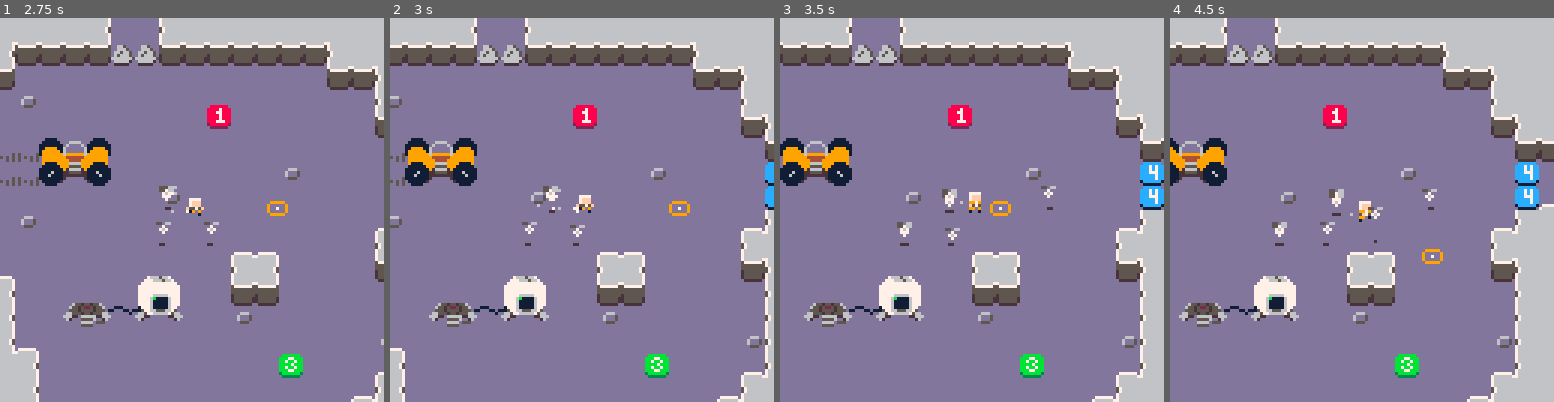
Above: before the commit, frames 1-4 (left to right).
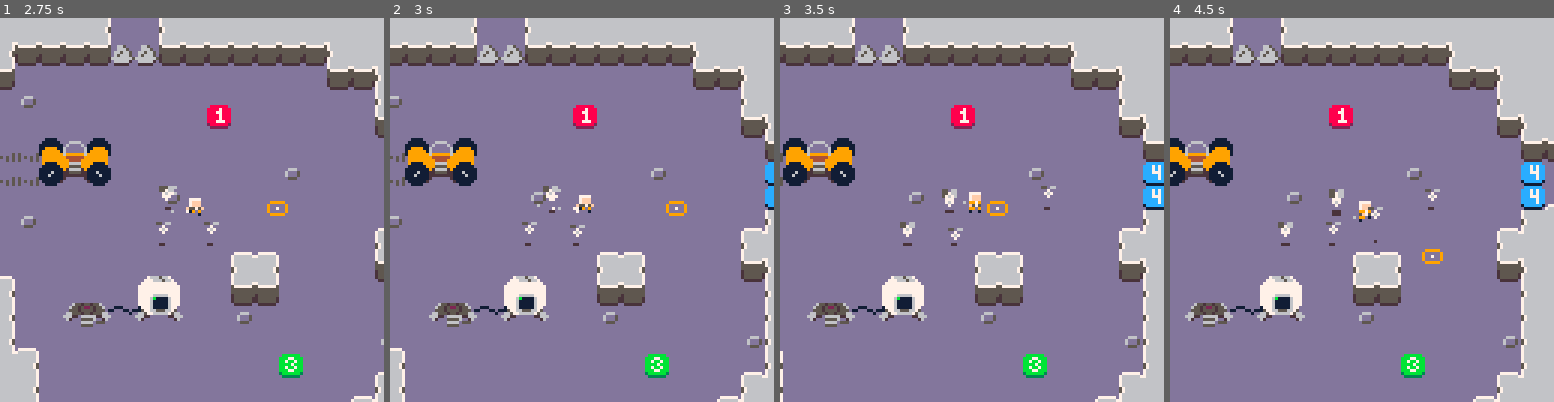
Above: after the commit, the same moments.

Repository: kevinthompson/moonbreak-p8
Game: PICO-8 cartridge moonbreak.p8
Two runs of this game, one before a commit and one after it. Both use one fixed random seed, a clock stepped at 60 frames per second and the inputs below.
Inputs:
- Up to frame 1 (2.75 s): tap X (X key) at 0.33, 1.07, 1.85 s; tap O (Z key) at 0.7, 1.7, 2.1, 2.5 s; hold Right 1.6-2.1 s; hold Up 2.15-2.42 s; hold Right from 2.47 s (still down)
- Up to frame 2 (3 s): keep holding Right; tap O (Z key) at 2.9 s; tap X (X key) at 2.97 s
- Up to frame 3 (3.5 s): release Right at 3.03 s; hold Left from 3.08 s (still down); tap O (Z key) at 3.3 s
- Up to frame 4 (4.5 s): release Left at 3.58 s; hold Down 3.63-3.97 s; tap O (Z key) at 3.7, 4.1 s; hold Right from 4.02 s (still down); tap X (X key) at 4.08 s

Frame 1 is identical in both runs. In frame 2, 0.1% of the frame differs, in the area x 71-79%, y 47-52%; in frame 3, 6.6%; in frame 4, 9.8%, in the area x 0-99%, y 0-100%.

Commit message:
chore: restrict player cursor distance

Diff:
--- a/scripts/entities/cursor.lua
+++ b/scripts/entities/cursor.lua
@@ -29,7 +29,10 @@
       ny += sin(angle) * speed
     end
 
-    _ENV:move(nx,ny)
+    if dist({ x = nx, y = ny }, player) <= 32 then
+      _ENV:move(nx,ny)
+    end
+
     _ENV:handle_recall()
 
     if btnr(5) and btnf(5) < 10 and #player.bots > 0 then
